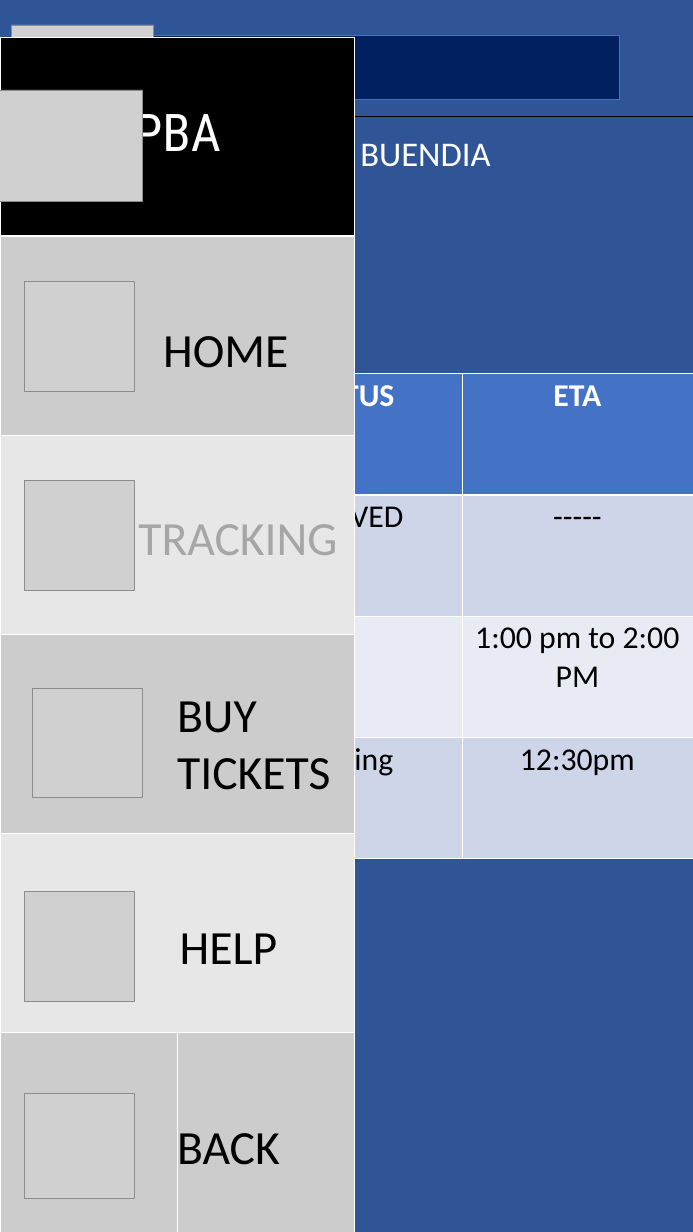
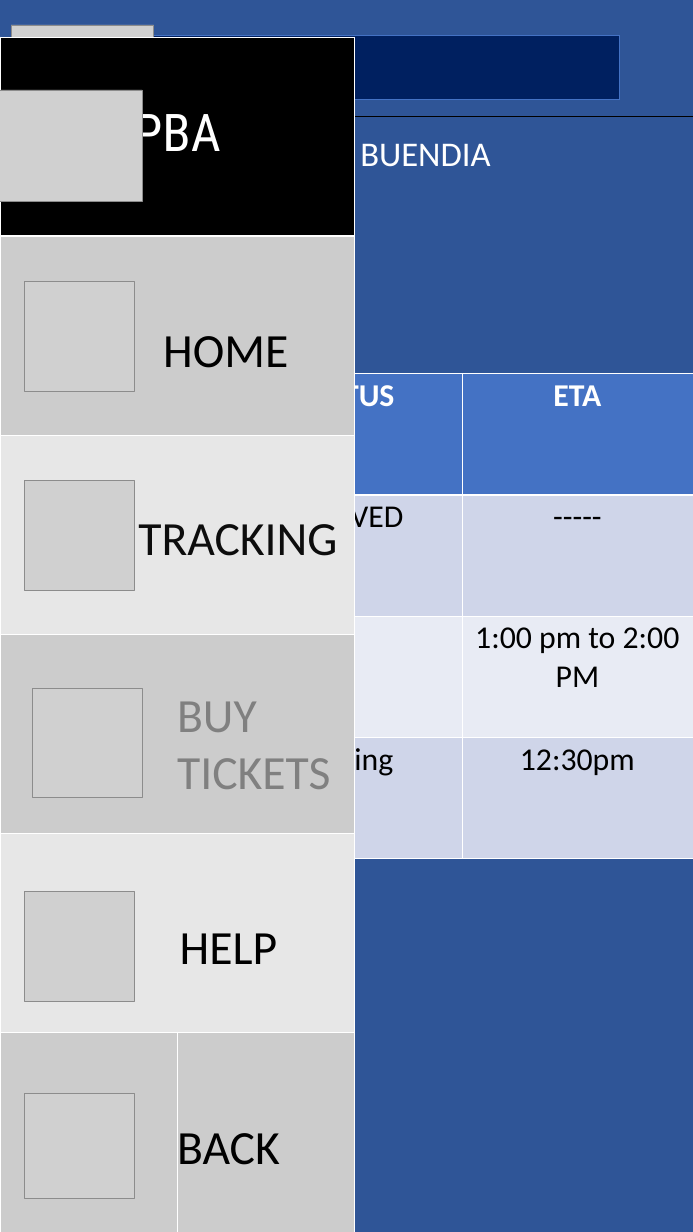
Before and after one commit to alpineda1/userdesMI182-A1-imbuada-alpineda1, a slide deck: slide 13 of Documents/semi - mockup.pptx. Drawn at 693x1232 pixels with LibreOffice and Linux fonts; fonts in the diff are those of the drawing; grey boxes stand for pictures. Boxes give left, top, right and bottom in pixels: in the first picture for what was removed or moved away, otherwise in the second. Text is boxed around its words. In the diff, an @@ line names an element or a change of style, - is before the commit and + after.

```diff
--- a/Documents/semi - mockup.pptx
+++ b/Documents/semi - mockup.pptx
@@ text "TRACKING" at [138,524,337,556]: text colour #A6A6A6 to #0D0D0D @@
@@ text "BUY" at [177,701,330,789]: text colour #000000 to #808080 @@
```
Also in this commit, not shown: 25 other slides changed, 1 slide added.
